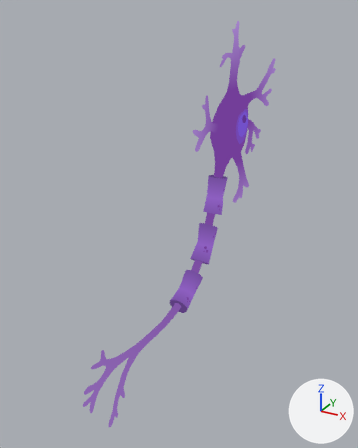
Before and after pictures for a commit that changed the glTF model public/assets/neurona/model.glb.
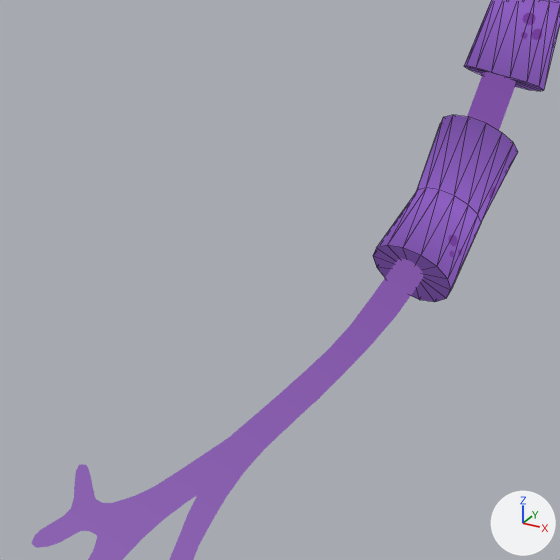
Each version is shown whole from a camera (50 mm lens) standing at (0.1403, -0.2874, 0.1125) and looking at (-0.007, -0.0198, -0.0213), then close up on the part from 23% to 59% of the width and 54% to 83% of the height. Every picture has the same lights, and +X, +Y and +Z are marked at lower right. The close-ups show mesh edges as thin lines. Where no turn or scale is listed for an object, it has been applied to the vertices.

Before the edit, the objects in view are built like this:
```python
me_cylinder_009 = bpy.data.meshes.new('Cylinder.009')
me_cylinder_009.from_pydata(...)  # 44 vertices, 84 faces; spans x -0.0069..0.007, y -0.0141..0.0116, z -0.0153..0.016
me_cylinder_009.materials.append(mat_material_002)
me_cylinder_010 = bpy.data.meshes.new('Cylinder.010')
me_cylinder_010.from_pydata(...)  # 44 vertices, 84 faces; spans x -0.0069..0.0069, y -0.0146..0.0159, z -0.0136..0.0121
me_cylinder_010.materials.append(mat_material_002)
me_roundcube_003 = bpy.data.meshes.new('Roundcube.003')
me_roundcube_003.from_pydata(...)  # 3044 vertices, 6084 faces; spans x -0.011..0.012, y -0.164..0.081, z -0.133..0.089
me_roundcube_003.materials.append(mat_neurona)
ob_neurona = bpy.data.objects.new('Neurona', me_roundcube_003)
ob_neurona.location = (0.0, 0.0329, 0.0149)
ob_neuronacola_001 = bpy.data.objects.new('NeuronaCola.001', me_cylinder_009)
ob_neuronacola_001.location = (-0.0016, 0.0098, -0.0471)
ob_neuronacola_002 = bpy.data.objects.new('NeuronaCola.002', me_cylinder_010)
ob_neuronacola_002.location = (-0.0025, -0.017, -0.0727)
```
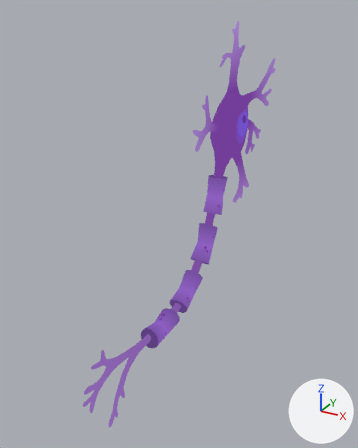
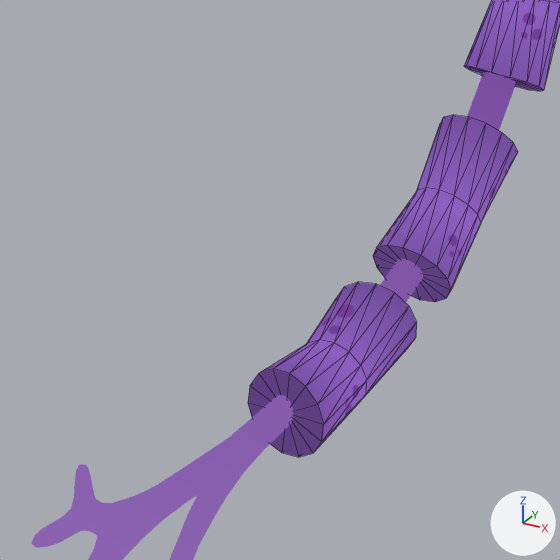
The newer file is also turned or shifted as a whole; pictures and numbers use the older file's frame.

Where the change shows, as pixel boxes (x1, y1, x2, y2) in the close-ups (560 x 560 px):
'NeuronaCola.003', added
    after: (248, 282, 417, 457)

Diff of the bpy script that builds the scene:
```diff
--- a/public/assets/neurona/model.glb.py
+++ b/public/assets/neurona/model.glb.py
@@ me_cylinder_011 @@
+me_cylinder_011.from_pydata(...)  # 44 vertices, 84 faces; spans x -0.007..0.007, y -0.0145..0.0145, z -0.0073..0.0078
+me_cylinder_011.materials.append(mat_material_002)
@@ ob_neuronacola_003 @@
+ob_neuronacola_003 = bpy.data.objects.new('NeuronaCola.003', me_cylinder_011)
+ob_neuronacola_003.location = (-0.0029, -0.0528, -0.0828)
```
